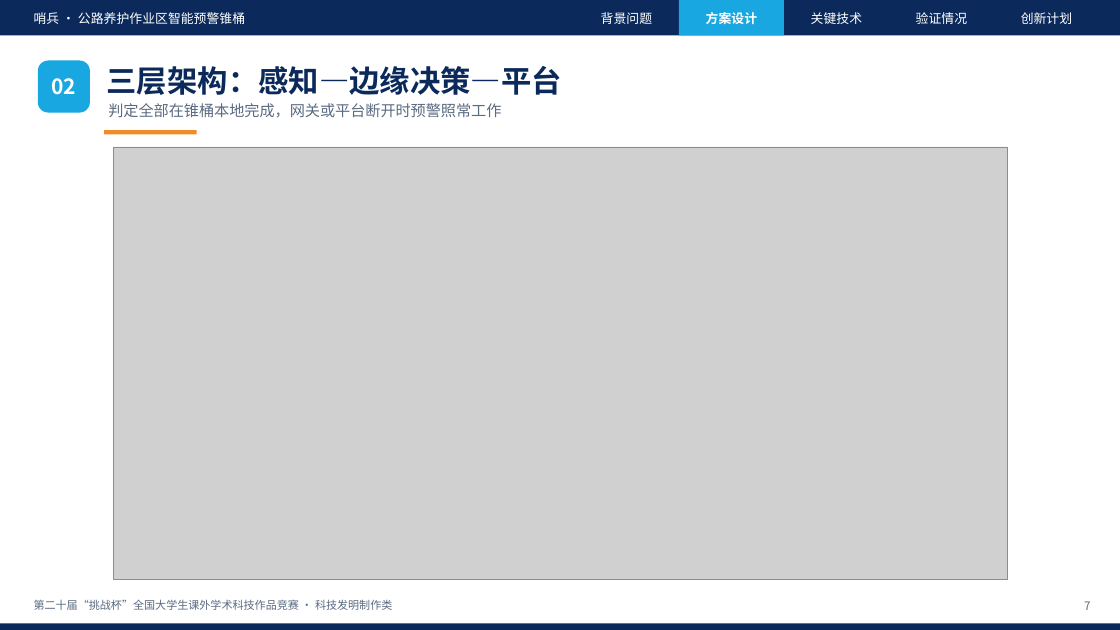
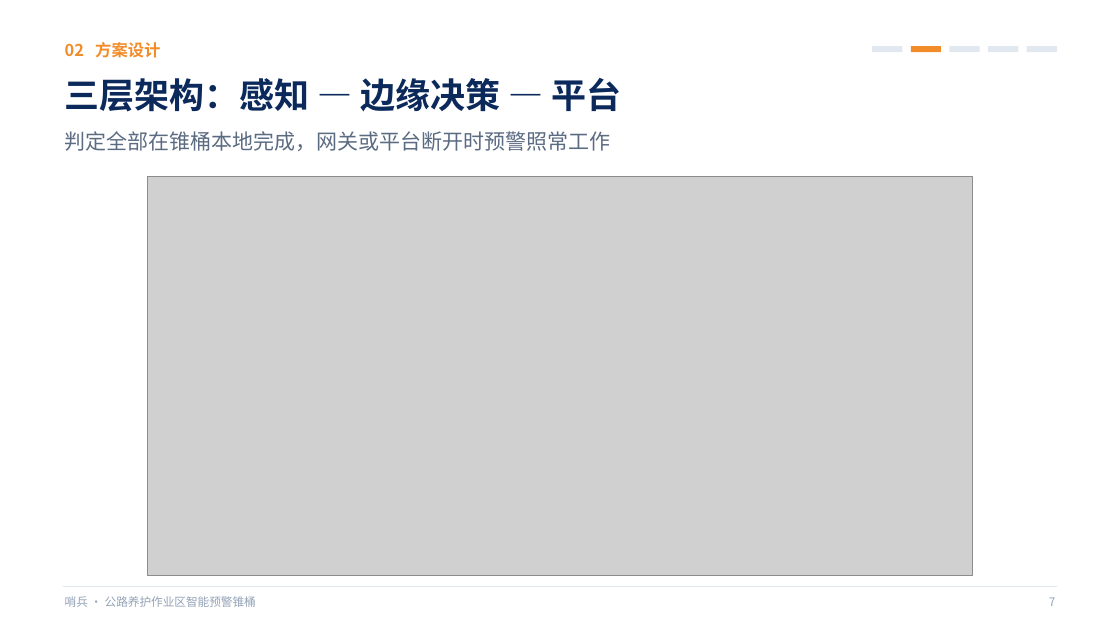
Before and after one commit to wy165611/smart-warning-cone, a slide deck: slide 7 of competition/challenge-cup/哨兵_挑战杯答辩PPT.pptx. Drawn at 1120x630 pixels with LibreOffice and Linux fonts; fonts in the diff are those of the drawing; grey boxes stand for pictures. Boxes give left, top, right and bottom in pixels: in the first picture for what was removed or moved away, otherwise in the second. Text is boxed around its words. In the diff, an @@ line names an element or a change of style, - is before the commit and + after.

Commit message:
挑战杯答辩 PPT v2：投影可读版——正文≥16pt、细节移入备注、去卡片多留白、线条图标与大图、待补充占位弱化为灰色虚线标签并自动生成清单，参考资料拆两页（共 23 页）

```diff
--- a/competition/challenge-cup/哨兵_挑战杯答辩PPT.pptx
+++ b/competition/challenge-cup/哨兵_挑战杯答辩PPT.pptx
@@ rectangle removed at [0, 0, 1120, 35] @@
@@ text removed at [601, 12, 652, 24] @@
-背景问题
@@ text removed at [811, 12, 862, 24] @@
-关键技术
@@ text removed at [916, 12, 967, 24] @@
-验证情况
@@ text removed at [1021, 12, 1072, 24] @@
-创新计划
@@ text "02 方案设计" at [65, 42, 160, 58]: vertical alignment middle to top @@
@@ text at [65, 42, 160, 58]: text changed; size 11 to 14 pt; text colour #FFFFFF to #F28C28 @@
-方案设计
+02 方案设计
@@ rectangle added at [872, 46, 902, 52], fill #E2E8F0 @@
@@ rectangle added at [911, 46, 941, 52], fill #F28C28 @@
@@ rectangle: place and size @@
-rectangle at [679, 0, 784, 35]
+rectangle at [949, 46, 980, 52]
@@ rectangle at [949, 46, 980, 52]: fill #18A7E0 to #E2E8F0 @@
@@ rectangle added at [988, 46, 1018, 52], fill #E2E8F0 @@
@@ rectangle added at [1027, 46, 1057, 52], fill #E2E8F0 @@
@@ rounded rectangle removed at [38, 60, 90, 113] @@
-02
@@ text at [65, 78, 621, 112]: text changed; size 26 to 30 pt @@
-三层架构：感知—边缘决策—平台
+三层架构：感知 — 边缘决策 — 平台
@@ text "判定全部在锥桶本地完成，网关或平台断开时预警照常工作": place and size @@
-text "判定全部在锥桶本地完成，网关或平台断开时预警照常工作" at [108, 103, 501, 118]
+text "判定全部在锥桶本地完成，网关或平台断开时预警照常工作" at [65, 131, 611, 151]
@@ text "判定全部在锥桶本地完成，网关或平台断开时预警照常工作" at [65, 131, 611, 151]: size 13 to 18 pt @@
@@ rectangle removed at [104, 130, 197, 134] @@
@@ picture: place and size @@
-picture at [113, 147, 1008, 580]
+picture at [148, 176, 973, 576]
@@ text removed at [34, 599, 392, 610] @@
-第二十届“挑战杯”全国大学生课外学术科技作品竞赛 · 科技发明制作类
@@ text "哨兵 · 公路养护作业区智能预警锥桶": place and size @@
-text "哨兵 · 公路养护作业区智能预警锥桶" at [34, 12, 245, 24]
+text "哨兵 · 公路养护作业区智能预警锥桶" at [65, 596, 256, 607]
@@ text "哨兵 · 公路养护作业区智能预警锥桶" at [65, 596, 256, 607]: size 11 to 10 pt, text colour #FFFFFF to #94A3B8; vertical alignment middle to top @@
@@ line added from (63, 586) to (1057, 586), #E2E8F0 0.75 pt @@
@@ text "7": place and size @@
-text "7" at [1084, 601, 1090, 610]
+text "7" at [1049, 597, 1055, 606]
@@ text "7" at [1049, 597, 1055, 606]: text colour #5B6B82 to #94A3B8 @@
@@ rectangle removed at [0, 623, 1120, 630] @@
```
Also in this commit, not shown: 21 other slides changed, 1 slide added, 34 other files.
